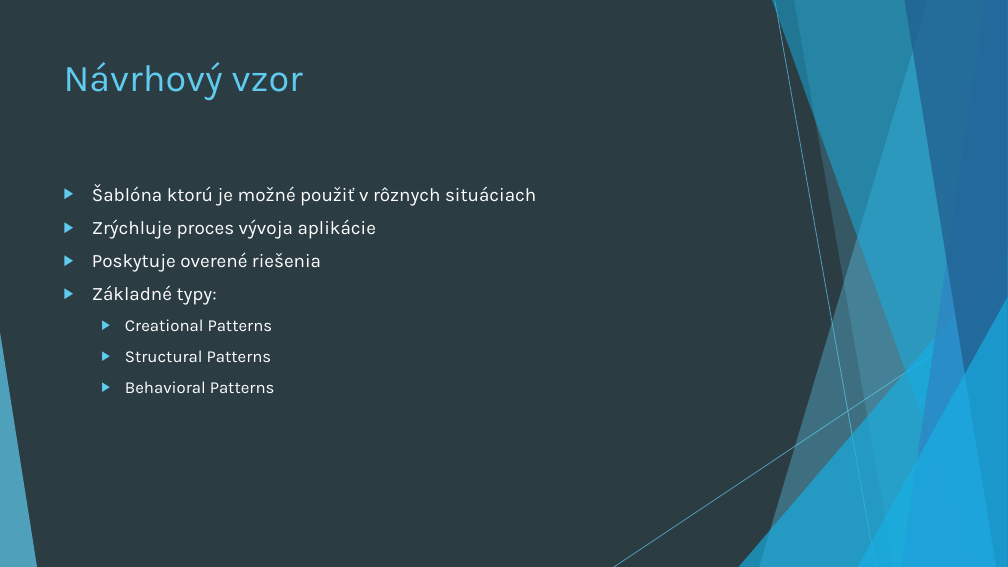
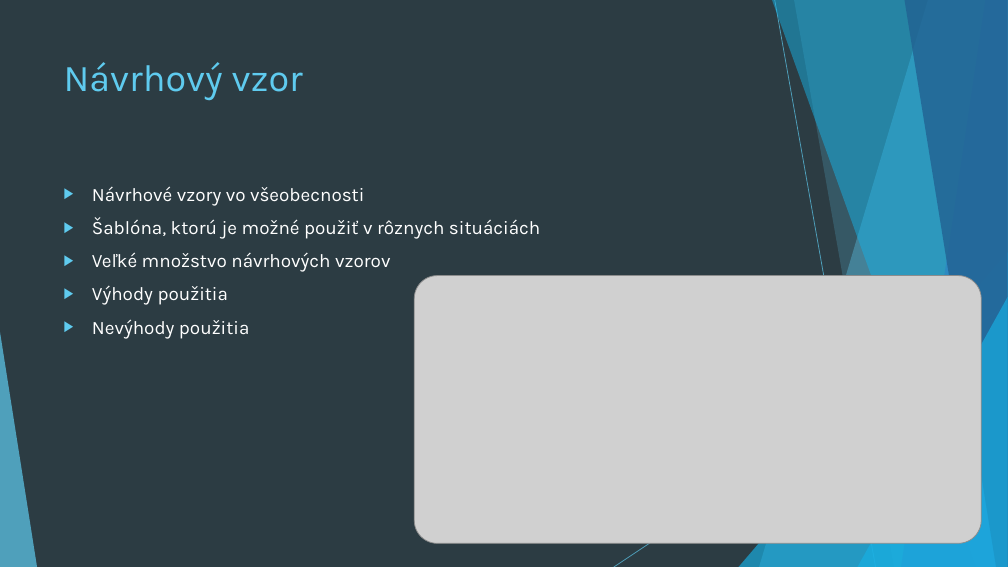
Before and after one commit to Rokulus/ASOS_prezentacia3, a slide deck: slide 2 of Behavioral_Design_Patterns.pptx. Drawn at 1008x567 pixels with LibreOffice and Linux fonts; fonts in the diff are those of the drawing; grey boxes stand for pictures. Boxes give left, top, right and bottom in pixels: in the first picture for what was removed or moved away, otherwise in the second. Text is boxed around its words. In the diff, an @@ line names an element or a change of style, - is before the commit and + after.

Commit message:
docs: update design patterns introduction

```diff
--- a/Behavioral_Design_Patterns.pptx
+++ b/Behavioral_Design_Patterns.pptx
@@ text at (92, 186, 540, 339): text changed @@
-▶ Šablóna ktorú je možné použiť v rôznych situáciach
-▶ Zrýchluje proces vývoja aplikácie
-▶ Poskytuje overené riešenia
-▶ Základné typy:
-  ▶ Creational Patterns
-  ▶ Structural Patterns
-  ▶ Behavioral Patterns
+▶ Návrhové vzory vo všeobecnosti
+▶ Šablóna, ktorú je možné použiť v rôznych situáciách
+▶ Veľké množstvo návrhových vzorov
+▶ Výhody použitia
+▶ Nevýhody použitia
@@ picture added at (414, 276, 982, 544) @@
```
Also in this commit, not shown: 2 other slides changed, 2 slides added.
